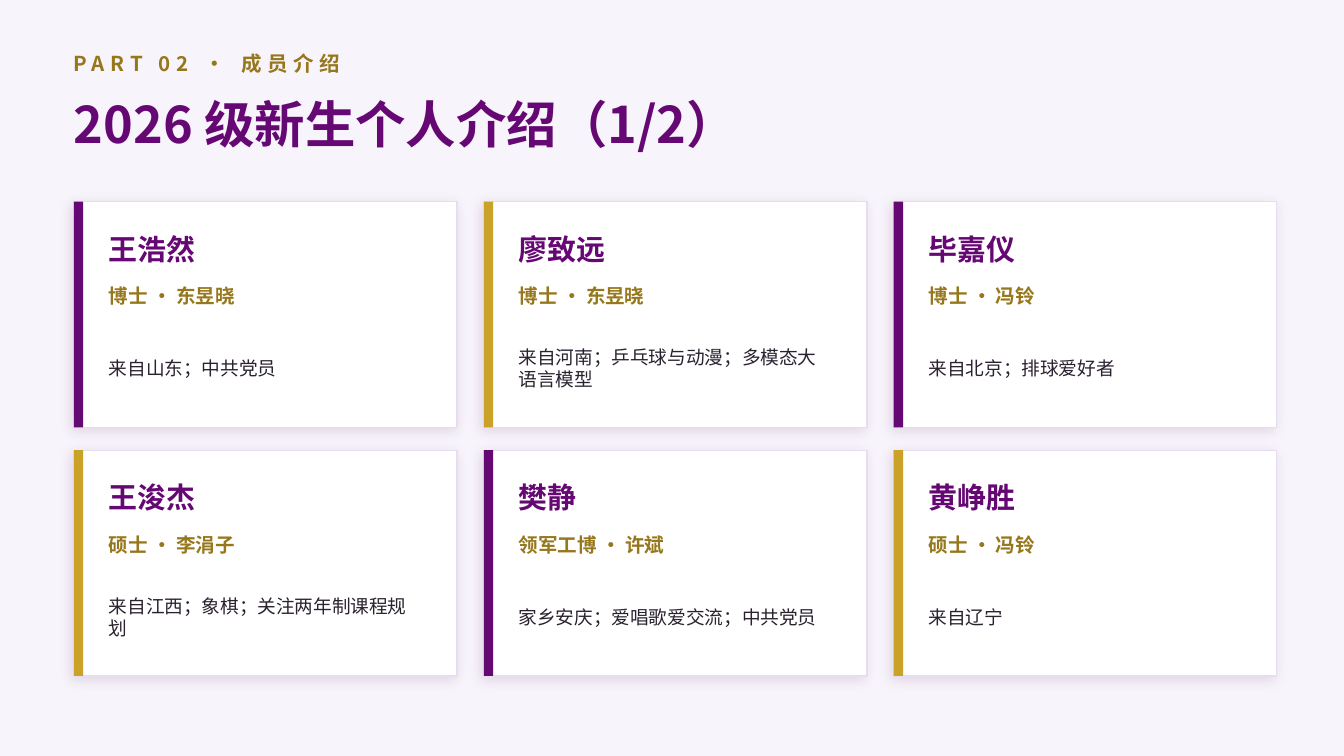
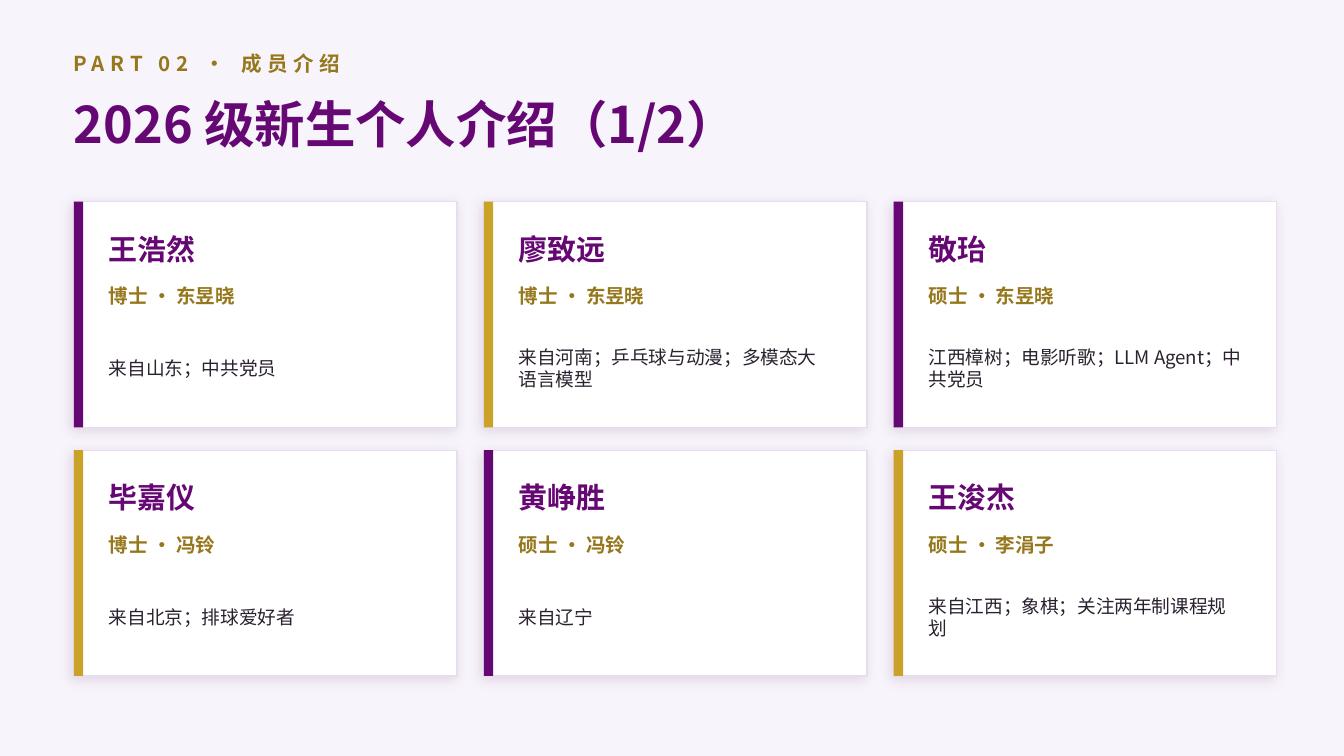
Before and after one commit to dujh22/THUCS53, a slide deck: slide 8 of 公示/相关PPT/2608：计研五三新生班会-杜晋华.pptx. Drawn at 1344x756 pixels with LibreOffice and Linux fonts; fonts in the diff are those of the drawing. Boxes give left, top, right and bottom in pixels: in the first picture for what was removed or moved away, otherwise in the second. Text is boxed around its words. In the diff, an @@ line names an element or a change of style, - is before the commit and + after.

```diff
--- a/公示/相关PPT/2608：计研五三新生班会-杜晋华.pptx
+++ b/公示/相关PPT/2608：计研五三新生班会-杜晋华.pptx
@@ text at (x1=929, y1=235, x2=987, y2=263): text changed @@
-毕嘉仪
+敬珆
@@ text at (x1=929, y1=286, x2=1054, y2=305): text changed @@
-博士 · 冯铃
+硕士 · 东昱晓
@@ text at (x1=929, y1=348, x2=1241, y2=388): text changed @@
-来自北京；排球爱好者
+江西樟树；电影听歌；LLM Agent；中共党员
@@ text at (x1=109, y1=483, x2=196, y2=511): text changed @@
-王浚杰
+毕嘉仪
@@ text at (x1=519, y1=483, x2=606, y2=511): text changed @@
-樊静
+黄峥胜
@@ text at (x1=929, y1=483, x2=1016, y2=511): text changed @@
-黄峥胜
+王浚杰
@@ text at (x1=109, y1=535, x2=215, y2=554): text changed @@
-硕士 · 李涓子
+博士 · 冯铃
@@ text at (x1=519, y1=535, x2=625, y2=554): text changed @@
-领军工博 · 许斌
+硕士 · 冯铃
@@ text at (x1=929, y1=535, x2=1054, y2=554): text changed @@
-硕士 · 冯铃
+硕士 · 李涓子
@@ text at (x1=929, y1=597, x2=1227, y2=637): text changed @@
-来自辽宁
+来自江西；象棋；关注两年制课程规划
@@ text at (x1=109, y1=608, x2=295, y2=627): text changed @@
-来自江西；象棋；关注两年制课程规划
+来自北京；排球爱好者
@@ text at (x1=519, y1=608, x2=593, y2=626): text changed @@
-家乡安庆；爱唱歌爱交流；中共党员
+来自辽宁
```
Also in this commit, not shown: 1 other slide changed.
